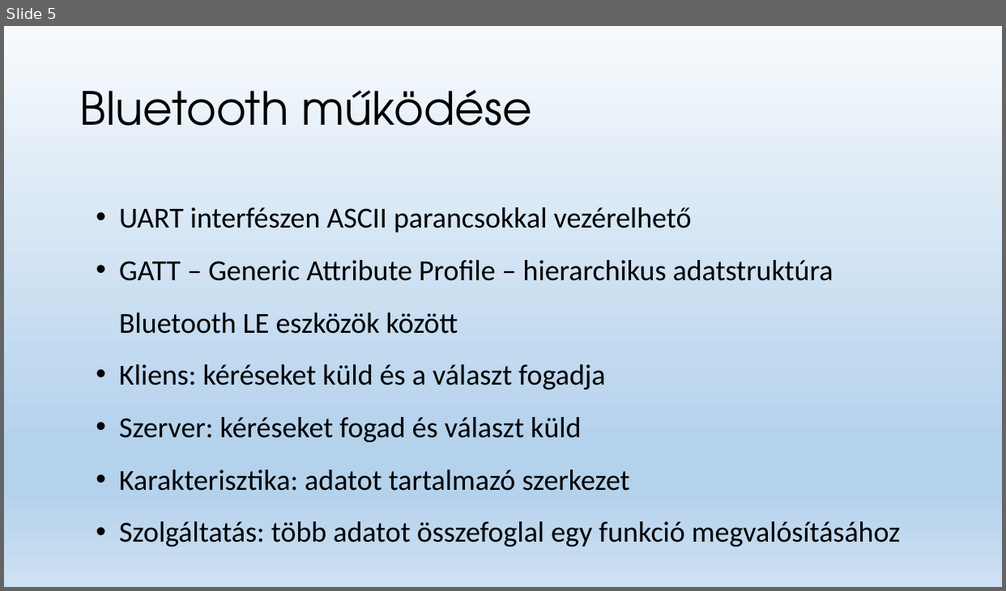
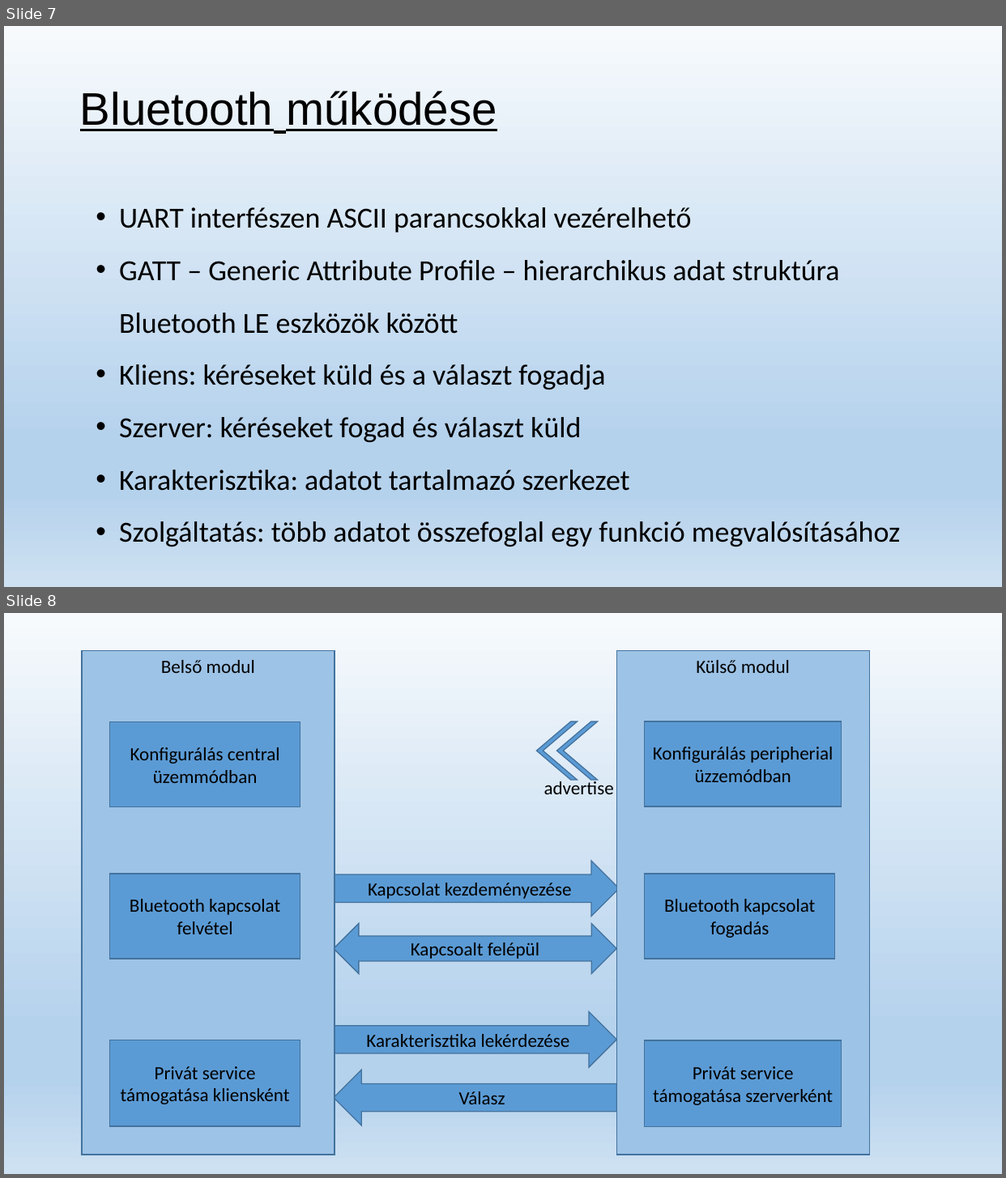
Before and after one commit to foltanyi/modularis_homero, a slide deck: Moduláris digitalis hőmérő fejlesztése.pptx. Shown one above the other, each under a label of ours: slide 5 before the commit, slides 7 and 8 after it. The pictures are 1006x591 and 1006x1178 pixels, drawn with LibreOffice and Linux fonts; fonts in the diff are those of the drawing. Boxes give left, top, right and bottom in pixels: in the first picture for what was removed or moved away, otherwise in the second. Text is boxed around its words. In the diff, an @@ line names an element or a change of style, - is before the commit and + after.

```diff
--- a/Moduláris digitalis hőmérő fejlesztése.pptx
+++ b/Moduláris digitalis hőmérő fejlesztése.pptx
@@ slide 8 added at (x1=4, y1=613, x2=1002, y2=1174), background gradient #F7FAFD to #B5D2EC to #CEE1F2 @@
@@ rectangle added at (x1=82, y1=650, x2=335, y2=1155), fill #9DC3E6, outline #43739E 1 pt, 18 pt, text #000000 @@
+Belső modul
@@ rectangle added at (x1=617, y1=650, x2=870, y2=1155), fill #9DC3E6, outline #43739E 1 pt, 18 pt, text #000000 @@
+Külső modul
@@ rectangle added at (x1=109, y1=722, x2=300, y2=807), fill #5B9BD5, outline #43739E 1 pt, 18 pt, text #000000 @@
+Konfigurálás central üzemmódban
@@ chevron added at (x1=537, y1=722, x2=577, y2=780), fill #5B9BD5, outline #43739E 1 pt @@
@@ chevron added at (x1=557, y1=722, x2=598, y2=780), fill #5B9BD5, outline #43739E 1 pt @@
@@ rectangle added at (x1=645, y1=722, x2=842, y2=807), fill #5B9BD5, outline #43739E 1 pt, 18 pt, text #000000 @@
+Konfigurálás peripherial
+üzzemódban
@@ text added at (x1=544, y1=779, x2=614, y2=794), 18 pt, text #000000 @@
+advertise
@@ rectangle added at (x1=109, y1=875, x2=300, y2=960), fill #5B9BD5, outline #43739E 1 pt, 18 pt, text #000000 @@
+Bluetooth kapcsolat felvétel
@@ right arrow added at (x1=334, y1=861, x2=619, y2=916), fill #5B9BD5, outline #43739E 1 pt, 18 pt, text #000000 @@
+Kapcsolat kezdeményezése
@@ rectangle added at (x1=645, y1=875, x2=835, y2=960), fill #5B9BD5, outline #43739E 1 pt, 18 pt, text #000000 @@
+Bluetooth kapcsolat fogadás
@@ left right arrow added at (x1=334, y1=924, x2=616, y2=973), fill #5B9BD5, outline #43739E 1 pt, 18 pt, text #000000 @@
+Kapcsoalt felépül
@@ right arrow added at (x1=334, y1=1012, x2=616, y2=1067), fill #5B9BD5, outline #43739E 1 pt, 18 pt, text #000000 @@
+Karakterisztika lekérdezése
@@ rectangle added at (x1=109, y1=1041, x2=300, y2=1127), fill #5B9BD5, outline #43739E 1 pt, 18 pt, text #000000 @@
+Privát service támogatása kliensként
@@ rectangle added at (x1=645, y1=1041, x2=842, y2=1127), fill #5B9BD5, outline #43739E 1 pt, 18 pt, text #000000 @@
+Privát service támogatása szerverként
@@ right arrow added at (x1=334, y1=1071, x2=616, y2=1126), fill #5B9BD5, outline #43739E 1 pt, 18 pt, text #000000 @@
+Válasz
@@ what was slide 5 is now slide 7 @@
@@ slide 7 changed as well @@
@@ title "Bluetooth működése" at (x1=80, y1=91, x2=496, y2=131): font TeX Gyre Adventor to Arial, underline on @@
@@ text at (x1=119, y1=260, x2=840, y2=334): spaces changed @@
-• GATT – Generic Attribute Profile – hierarchikus adatstruktúra Bluetooth LE eszközök között
+• GATT – Generic Attribute Profile – hierarchikus adat struktúra Bluetooth LE eszközök között
```
Also in this commit, not shown: 6 other slides changed, 4 other slides added, 1 slide removed.
